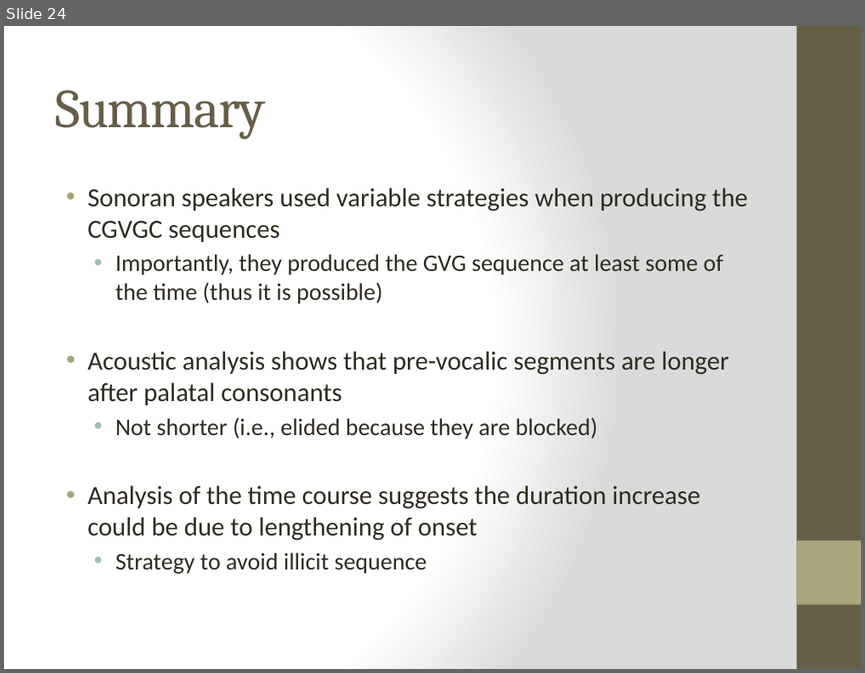
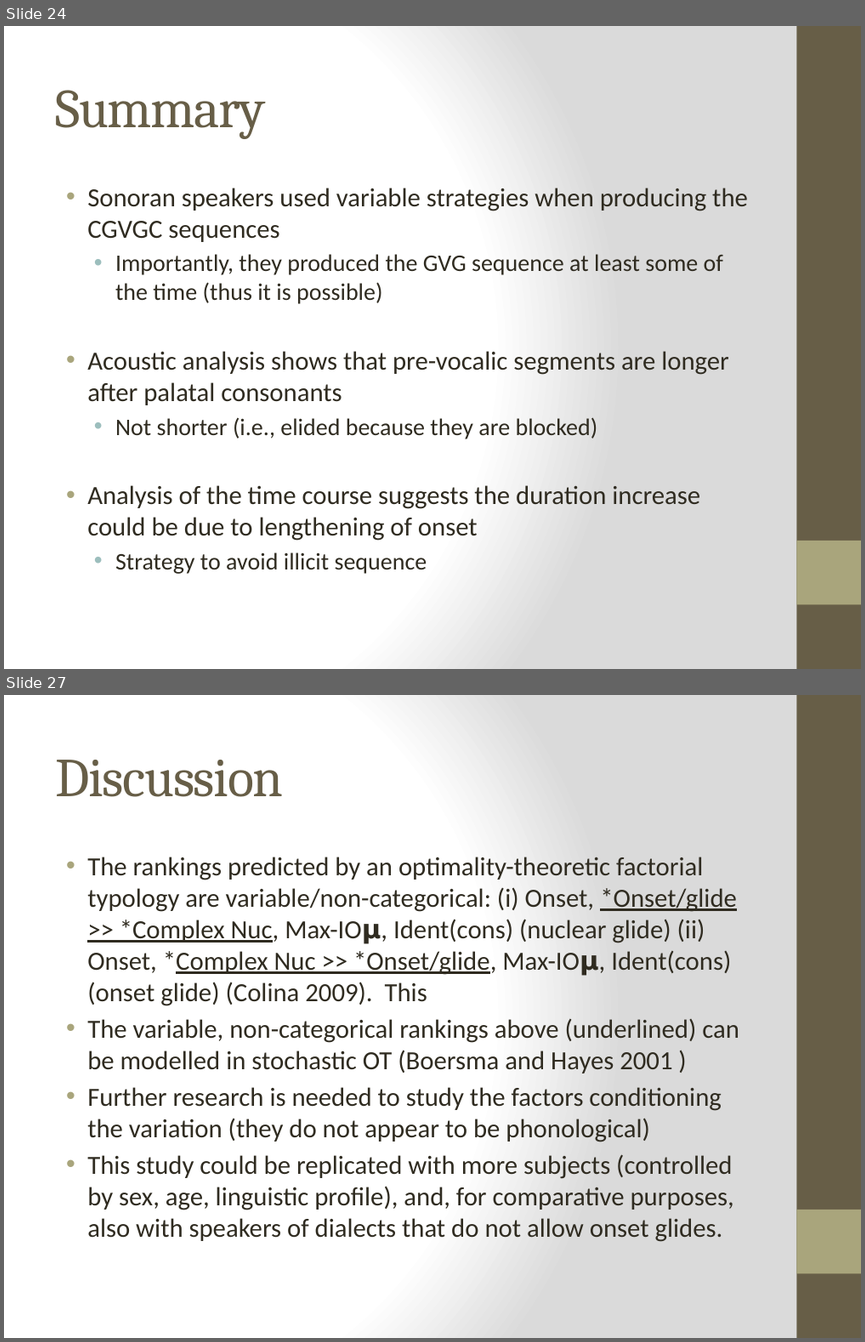
Before and after one commit to jvcasillas/glide_affiliation, a slide deck: Colina, Casillas & Díaz HLS 2018.pptx. Shown one above the other, each under a label of ours: slide 24 before the commit, slides 24 and 27 after it; the slides between them are not shown. The pictures are 865x673 and 865x1342 pixels, drawn with LibreOffice and Linux fonts; fonts in the diff are those of the drawing. Boxes give left, top, right and bottom in pixels: in the first picture for what was removed or moved away, otherwise in the second. Text is boxed around its words. In the diff, an @@ line names an element or a change of style, - is before the commit and + after.

```diff
--- a/Colina, Casillas & Díaz HLS 2018.pptx
+++ b/Colina, Casillas & Díaz HLS 2018.pptx
@@ slide 27 added at (4,695,861,1338), background gradient #FFFFFF to #DADADA; not listed: 2 template elements that a slide beside it also shows @@
@@ title added at (55,760,283,797), 46 pt, text #675E47 @@
+Discussion
@@ text added at (87,857,739,1242), 22 pt, text #2F2B20 @@
+• The rankings predicted by an optimality-theoretic factorial typology are variable/non-categorical: (i) Onset, *Onset/glide >> *Complex Nuc, Max-IO𝝻, Ident(cons) (nuclear glide) (ii) Onset, *Complex Nuc >> *Onset/glide, Max-IO𝝻, Ident(cons) (onset glide) (Colina 2009). This
+• The variable, non-categorical rankings above (underlined) can be modelled in stochastic OT (Boersma and Hayes 2001 )
+• Further research is needed to study the factors conditioning the variation (they do not appear to be phonological)
+• This study could be replicated with more subjects (controlled by sex, age, linguistic profile), and, for comparative purposes, also with speakers of dialects that do not allow onset glides.
```
Also in this commit, not shown: 6 slides changed, 3 other slides added, 2 slides removed, 6 other files.
